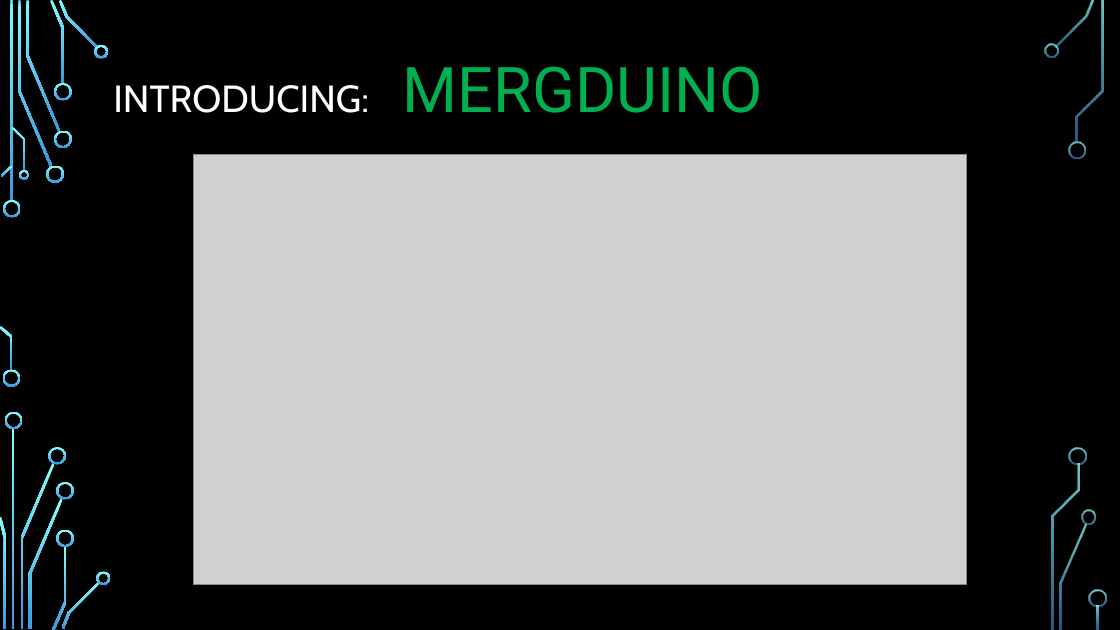
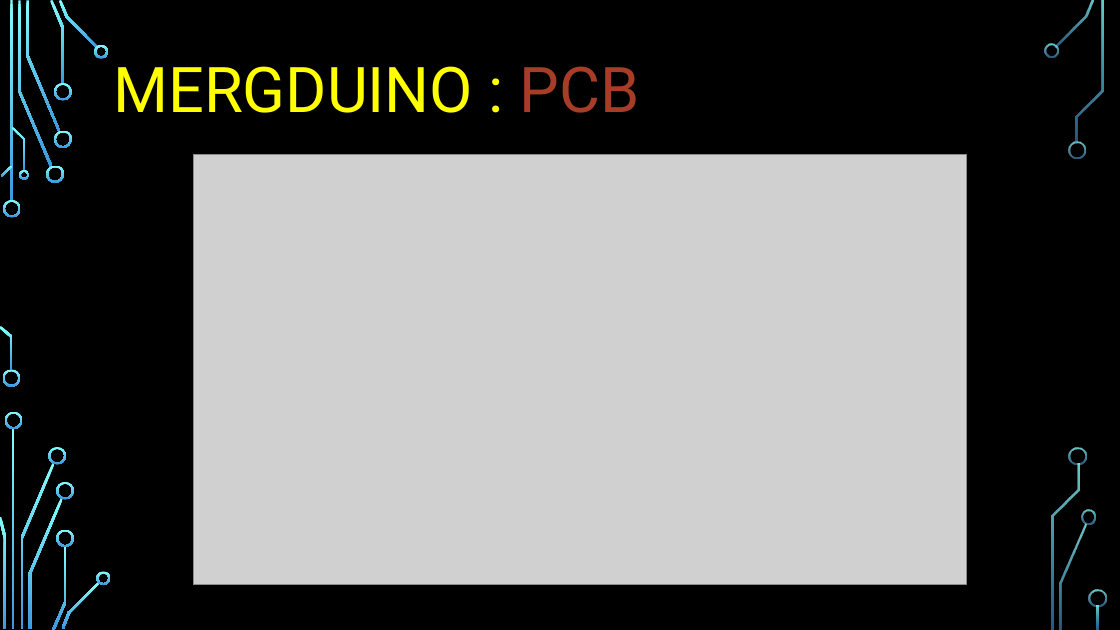
Before and after one commit to Alan-Lomax/MERG-SIG-Presentations, a slide deck: slide 4 of Practical Arduino - Ground Up.pptx. Drawn at 1120x630 pixels with LibreOffice and Linux fonts; fonts in the diff are those of the drawing; grey boxes stand for pictures; background and template pictures are left out. Boxes give left, top, right and bottom in pixels: in the first picture for what was removed or moved away, otherwise in the second. Text is boxed around its words. In the diff, an @@ line names an element or a change of style, - is before the commit and + after.

```diff
--- a/Practical Arduino - Ground Up.pptx
+++ b/Practical Arduino - Ground Up.pptx
@@ title at [113, 66, 640, 113]: text changed; size 32.4 to 54 pt; font Cabin to Roboto; text colour #FFFFFF to #FFFF00 @@
-INTRODUCING: MERGDUINO
+MERGDUINO : PCB
```
Also in this commit, not shown: 7 other slides changed, 1 slide added.
